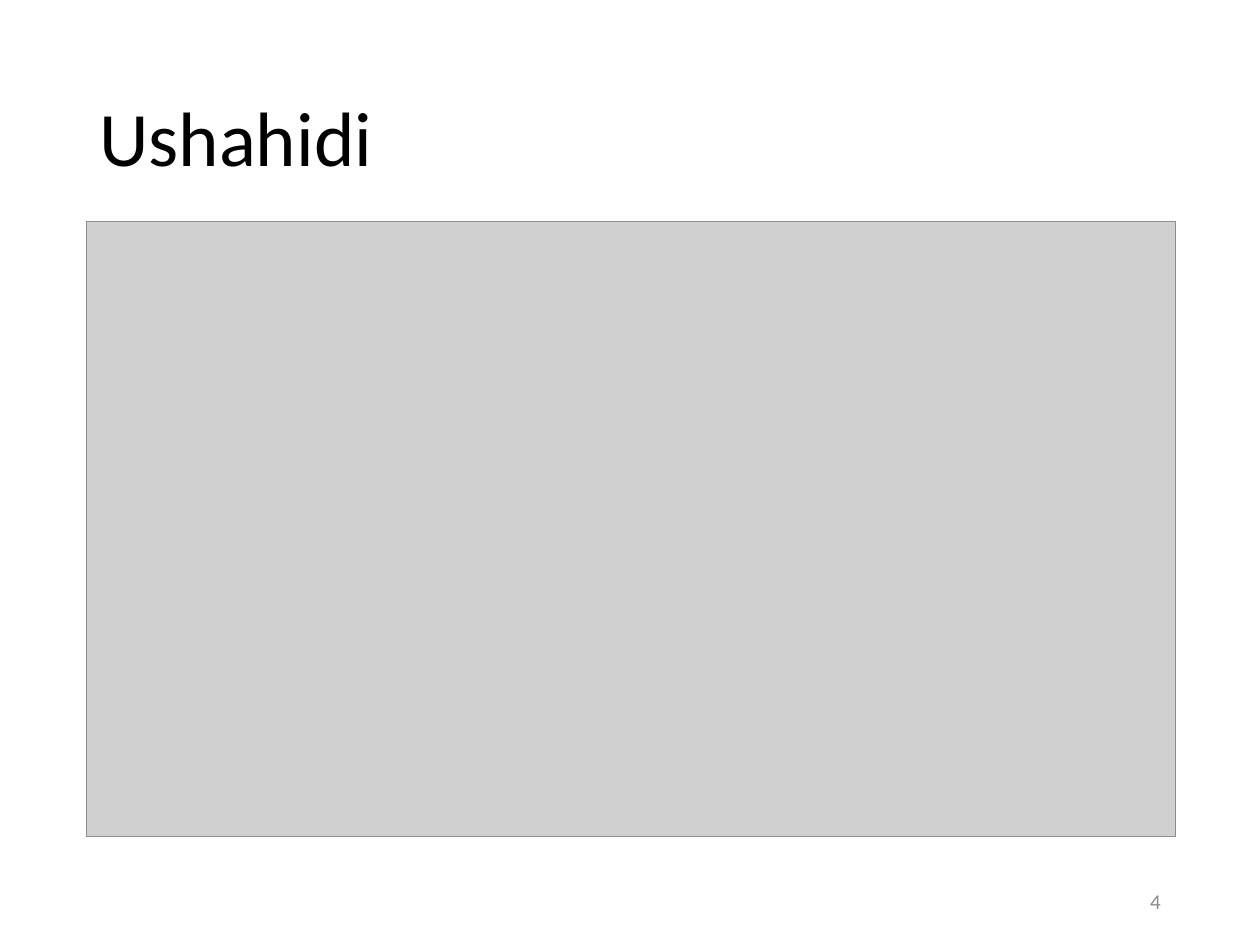
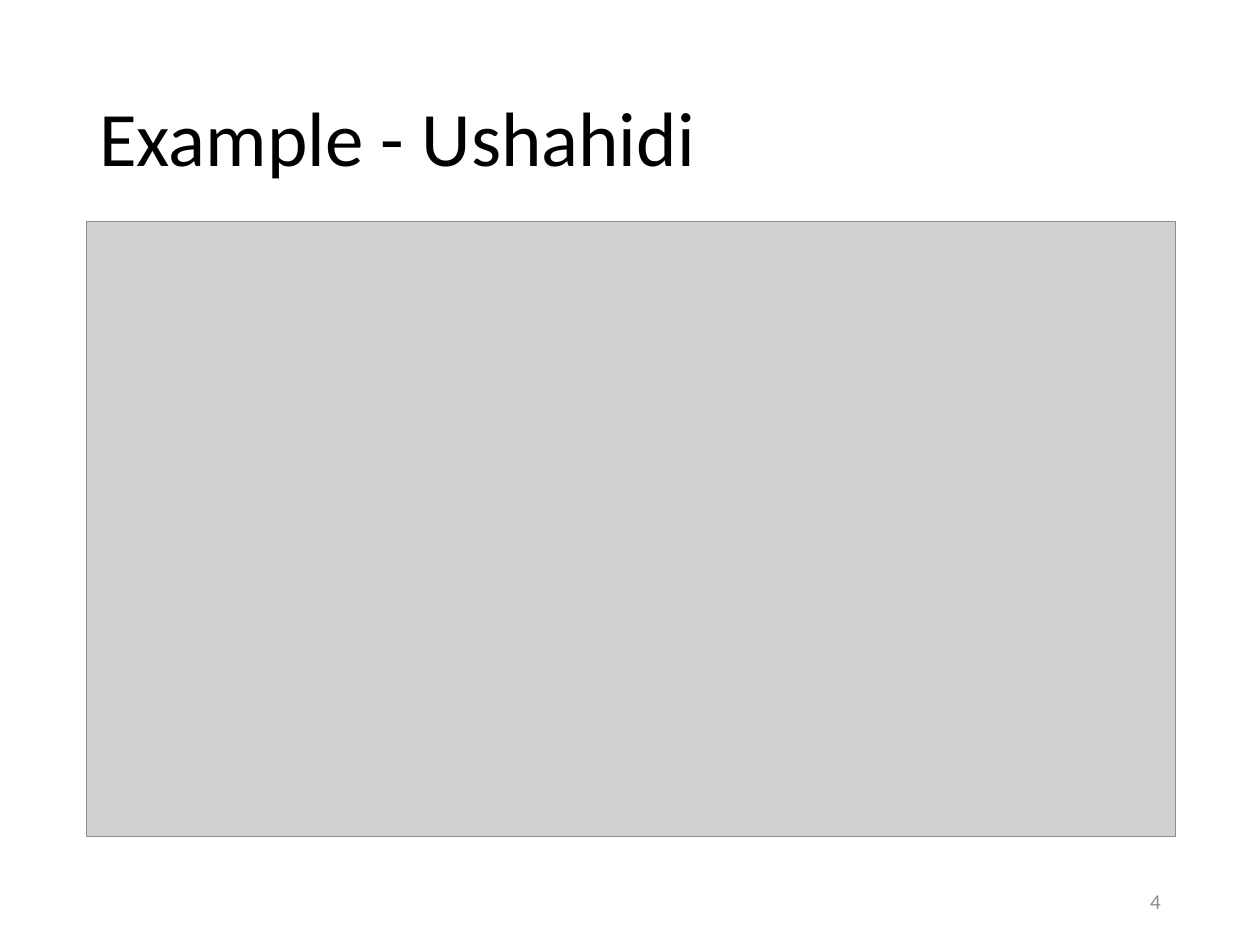
Before and after one commit to evhart/smasac-tutorial, a slide deck: slide 4 of slides/pptx/6-visualisation.pptx. Drawn at 1260x945 pixels with LibreOffice and Linux fonts; fonts in the diff are those of the drawing; grey boxes stand for pictures. Boxes give left, top, right and bottom in pixels: in the first picture for what was removed or moved away, otherwise in the second. Text is boxed around its words. In the diff, an @@ line names an element or a change of style, - is before the commit and + after.

```diff
--- a/slides/pptx/6-visualisation.pptx
+++ b/slides/pptx/6-visualisation.pptx
@@ title at (x1=99, y1=112, x2=695, y2=179): text changed @@
-Ushahidi
+Example - Ushahidi
```
Also in this commit, not shown: 4 other slides changed, 4 slides added, 1 slide removed.
